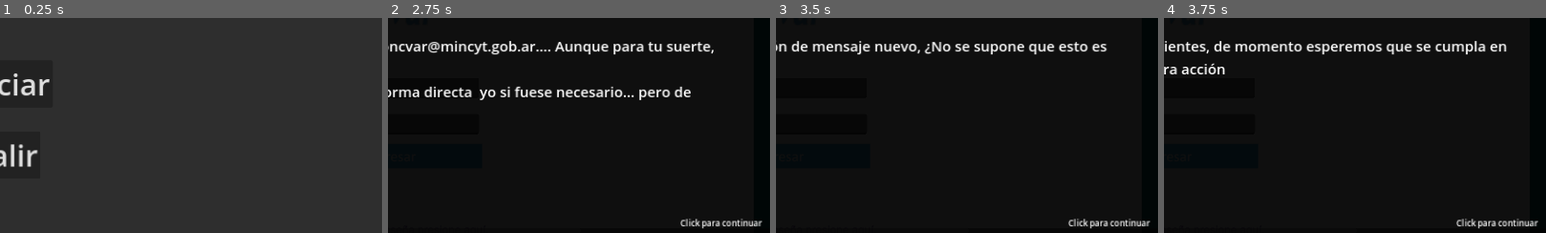
Above: before the commit, frames 1-4 (left to right).
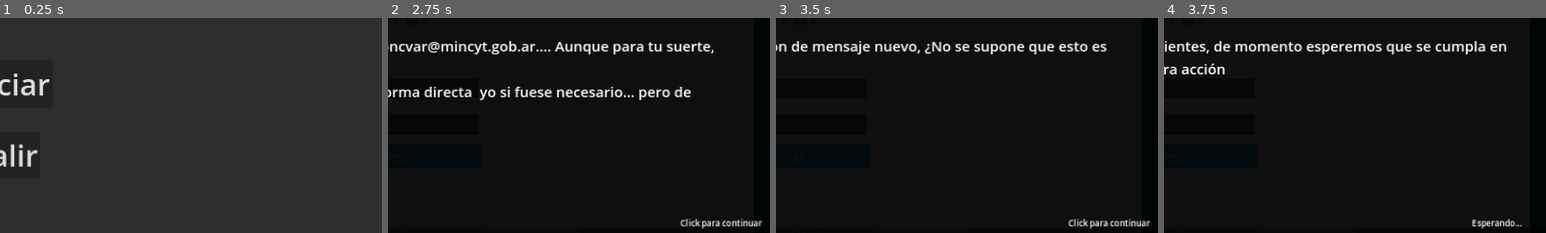
Above: after the commit, the same moments.

Repository: Piterpiojo/CVarPrototipo
Game: Godot game, scene res://Escenas/pantalla_inicio.tscn
Same seed, same stepped clock (60 frames per second), same inputs: the game is played once before the commit and once after it. The engine's default icon, where the game draws it, is replaced by a stand-in: a white triangle on a blue panel in a dark square.
Inputs (mouse positions are % of the whole screen's width and height, from its top left):
- Up to frame 1 (0.25 s): no input
- Up to frame 2 (2.75 s): click "Probar nivel 3" at 0.5 s; click (67, 57) at 1.27 s; type "12" at 1.35 s; click (67, 65) at 1.5 s; type "12" at 1.58 s; click (67, 74) at 1.73 s; type "12" at 1.82 s; click (51, 66) at 2.02 s; type "12" at 2.1 s; click (51, 75) at 2.25 s; type "12" at 2.33 s
- Up to frame 3 (3.5 s): click (50, 82) at 2.75 s
- Up to frame 4 (3.75 s): click (50, 99) at 3.5 s
The pictures show only the part of the screen within x 49-99%, y 50-100%; the shares and areas given below are measured in that part.

Frames 1-3 are identical in both runs. In frame 4, 0.5% of the frame differs, in the area x 76-98%, y 93-99%.

Commit message:
arreglos menores

Diff:
--- a/Escenas/nivel3-recupero/nivel_3_recupero_contrasenia.tscn
+++ b/Escenas/nivel3-recupero/nivel_3_recupero_contrasenia.tscn
@@ -33,22 +33,6 @@
 "transitions": PackedFloat32Array(1),
 "update": 0,
 "values": [Color(1, 1, 1, 1)]
-}
-
-[sub_resource type="Animation" id="Animation_uovhh"]
-resource_name = "mostrar_foto"
-length = 1.5
-tracks/0/type = "value"
-tracks/0/imported = false
-tracks/0/enabled = true
-tracks/0/path = NodePath("Usuario:modulate")
-tracks/0/interp = 1
-tracks/0/loop_wrap = true
-tracks/0/keys = {
-"times": PackedFloat32Array(0, 1.5),
-"transitions": PackedFloat32Array(1, 1),
-"update": 0,
-"values": [Color(1, 1, 1, 0), Color(1, 1, 1, 1)]
 }
 
 [sub_resource type="Animation" id="Animation_ngiub"]
@@ -81,6 +65,22 @@
 }]
 }
 
+[sub_resource type="Animation" id="Animation_uovhh"]
+resource_name = "mostrar_foto"
+length = 1.5
+tracks/0/type = "value"
+tracks/0/imported = false
+tracks/0/enabled = true
+tracks/0/path = NodePath("Usuario:modulate")
+tracks/0/interp = 1
+tracks/0/loop_wrap = true
+tracks/0/keys = {
+"times": PackedFloat32Array(0, 1.5),
+"transitions": PackedFloat32Array(1, 1),
+"update": 0,
+"values": [Color(1, 1, 1, 0), Color(1, 1, 1, 1)]
+}
+
 [sub_resource type="AnimationLibrary" id="AnimationLibrary_60alr"]
 _data = {
 "RESET": SubResource("Animation_hfu2l"),
--- a/scripts/Dialogo.gd
+++ b/scripts/Dialogo.gd
@@ -24,6 +24,10 @@
 func _process(_delta):
 	if(Input.is_action_just_pressed("click") and habilitado):
 		sig_dialogo()
+	if(pausa):
+		$IndicacionText.text="Esperando..."
+	else:
+		$IndicacionText.text="Click para continuar"
 
 func dialogo_actual():
 	return indice_dialogo
--- a/scripts/nivel_3_recupero_contrasenia.gd
+++ b/scripts/nivel_3_recupero_contrasenia.gd
@@ -47,16 +47,21 @@
 		bandera5=true
 	elif $CuadroDialogo.indice_dialogo== 15 and !bandera6:
 		$reloj.visible= false
+		$"NicePngEmail-icon-png-transparent903587".visible = false
 		$contrasenia.visible=true
 		pausar_y_ocultar_dialogo()
 		bandera6 = true
 	elif $CuadroDialogo.indice_dialogo == 25 and !bandera7:
+		bandera7=true
 		pausar_y_ocultar_dialogo()
-		bandera7=true
+
 	elif $CuadroDialogo.indice_dialogo == 28 and !bandera8:
+		bandera8=true
 		pausar_y_ocultar_dialogo()
+
 	elif $CuadroDialogo.indice_dialogo == 29 and !banderaFin:
 		$AnimationPlayer.play("fin")
+		banderaFin=true
 
 
 func pausar_y_ocultar_dialogo():
@@ -119,8 +124,8 @@
 	else:
 		errores +=1
 		$ScrollContainer/identificacion/error.visible= true
-	if(errores == 3):
-		reanudar_dialogo()
+		if(errores == 3):
+			reanudar_dialogo()
 
 func pasar_al_siguiente():
 	get_tree().quit()
